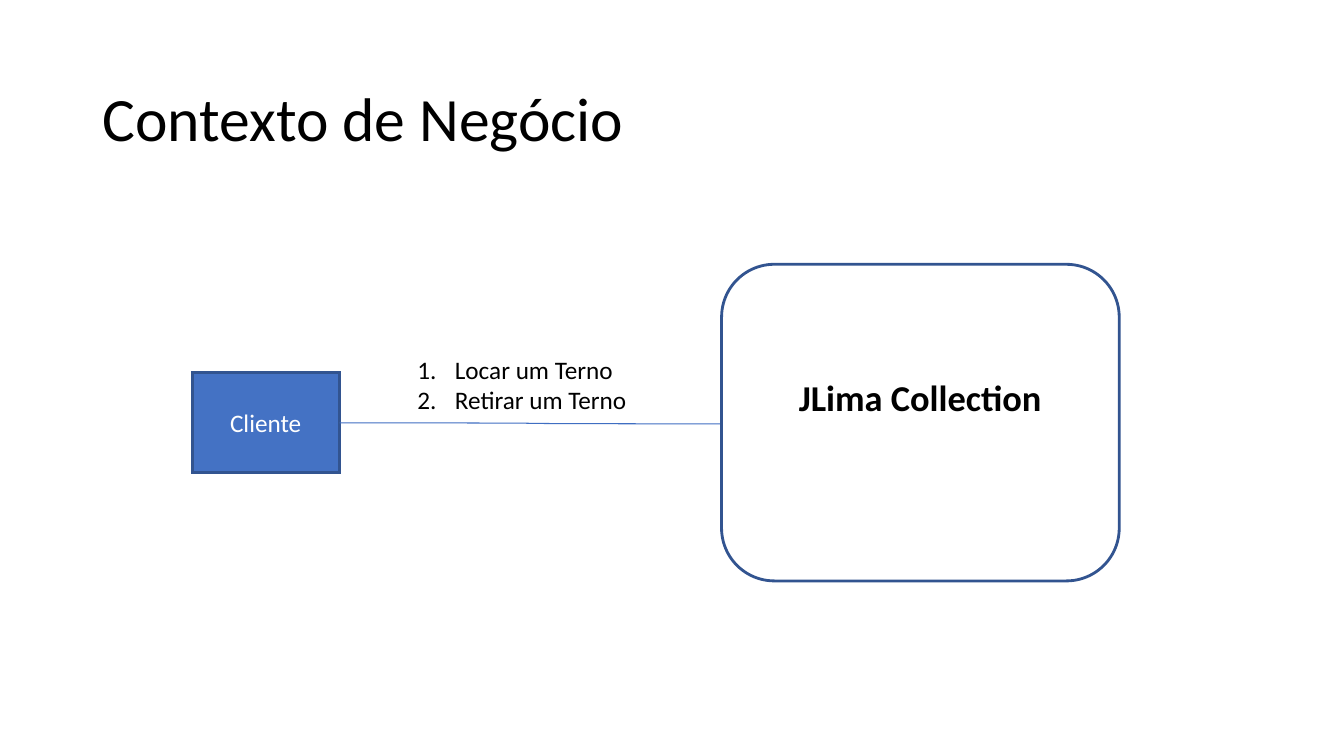
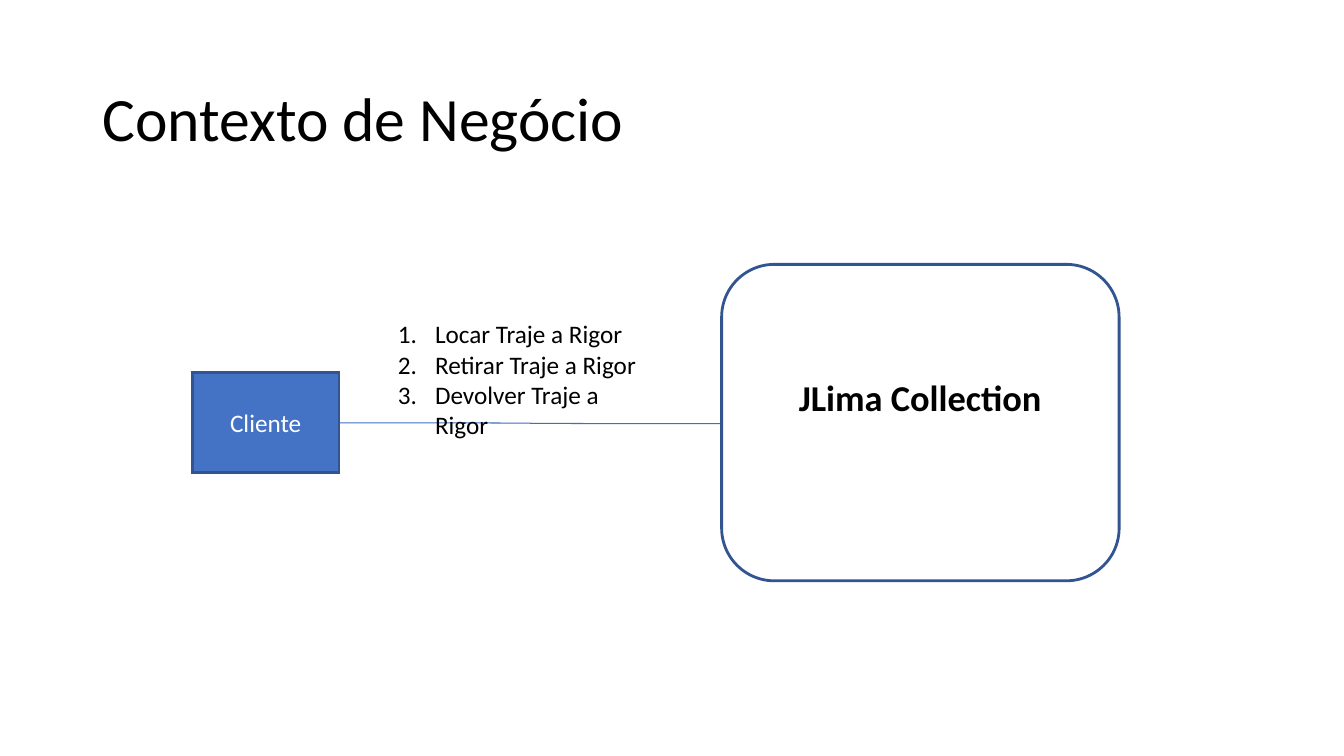
Before and after one commit to grupopenelopechavosa/OPE---Faculdade-Impacta, a slide deck: slide 2 of 15 - Arquitetura de Negócio para cada Cenário.pptx. Drawn at 1344x756 pixels with LibreOffice and Linux fonts; fonts in the diff are those of the drawing. Boxes give left, top, right and bottom in pixels: in the first picture for what was removed or moved away, otherwise in the second. Text is boxed around its words. In the diff, an @@ line names an element or a change of style, - is before the commit and + after.

```diff
--- a/15 - Arquitetura de Negócio para cada Cenário.pptx
+++ b/15 - Arquitetura de Negócio para cada Cenário.pptx
@@ text at (x1=435, y1=325, x2=636, y2=439): text changed @@
-1. Locar um Terno
-2. Retirar um Terno
+1. Locar Traje a Rigor
+2. Retirar Traje a Rigor
+3. Devolver Traje a Rigor
```
Also in this commit, not shown: 4 other slides changed, 1 slide added, 7 other files.
